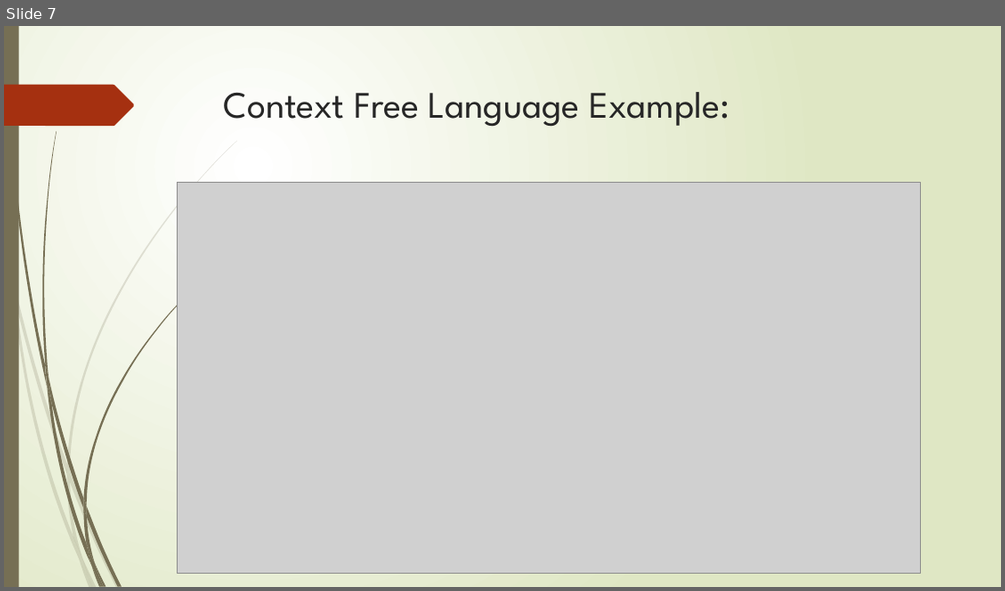
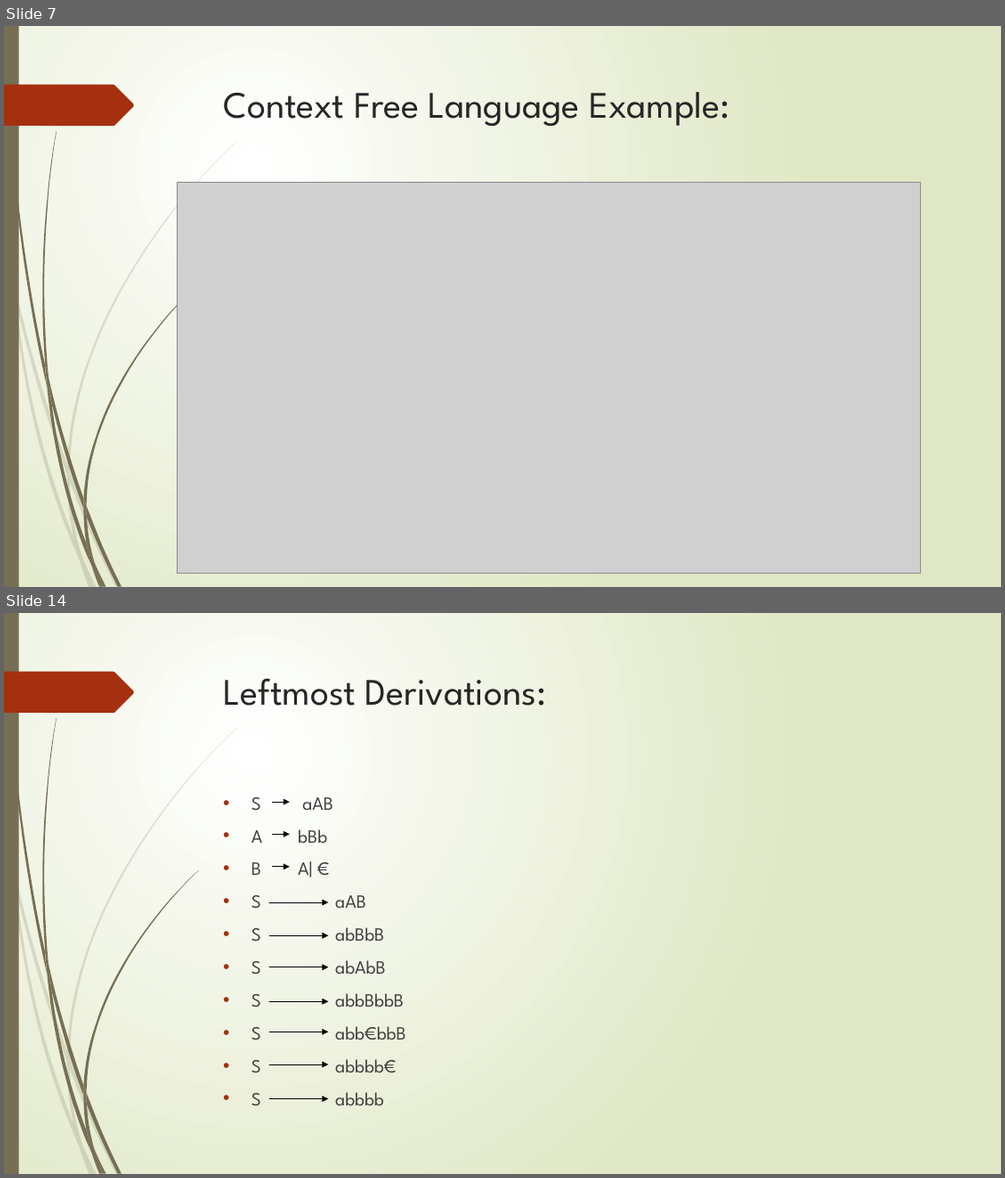
Before and after one commit to Federal-Urdu-University/Theory-of-Automata, a slide deck: Chap-3.pptx. Shown one above the other, each under a label of ours: slide 7 before the commit, slides 7 and 14 after it; the slides between them are not shown. The pictures are 1005x591 and 1005x1178 pixels, drawn with LibreOffice and Linux fonts; fonts in the diff are those of the drawing; grey boxes stand for pictures. Boxes give left, top, right and bottom in pixels: in the first picture for what was removed or moved away, otherwise in the second. Text is boxed around its words. In the diff, an @@ line names an element or a change of style, - is before the commit and + after.

```diff
--- a/Chap-3.pptx
+++ b/Chap-3.pptx
@@ slide 14 added at (x1=4, y1=613, x2=1001, y2=1174), background gradient #FFFFFF to #DFE8C4; not listed: 24 template elements that a slide beside it also shows @@
@@ title added at (x1=224, y1=678, x2=546, y2=706), 36 pt, text #262626 @@
+Leftmost Derivations:
@@ text added at (x1=251, y1=797, x2=405, y2=1105), 18 pt, text #404040 @@
+• S aAB
+• A bBb
+• B A| €
+• S aAB
+• S abBbB
+• S abAbB
+• S abbBbbB
+• S abb€bbB
+• S abbbb€
+• S abbbb
@@ arrow added from (273, 803) to (290, 803), #000000 0.75 pt @@
@@ arrow added from (273, 835) to (290, 835), #000000 0.75 pt @@
@@ arrow added from (273, 867) to (290, 867), #000000 0.75 pt @@
@@ arrow added from (269, 902) to (329, 902), #000000 0.75 pt @@
@@ arrow added from (269, 935) to (329, 935), #000000 0.75 pt @@
@@ arrow added from (269, 967) to (329, 967), #000000 0.75 pt @@
@@ arrow added from (269, 1001) to (329, 1001), #000000 0.75 pt @@
@@ arrow added from (269, 1032) to (329, 1032), #000000 0.75 pt @@
@@ arrow added from (269, 1064) to (329, 1064), #000000 0.75 pt @@
@@ arrow added from (269, 1098) to (329, 1098), #000000 0.75 pt @@
```
Also in this commit, not shown: 3 slides changed, 8 other slides added.
